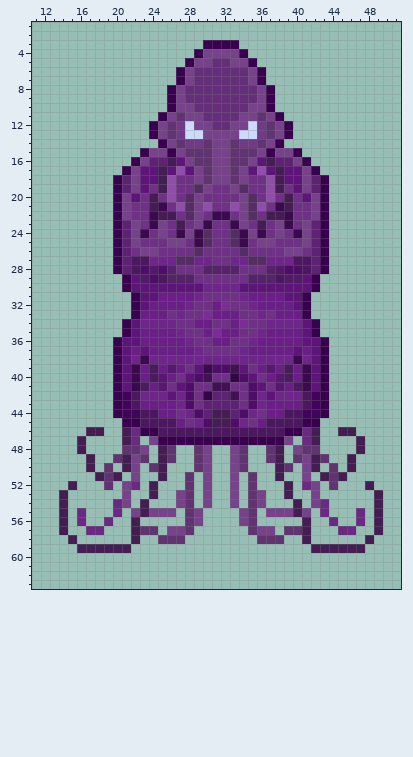
File history of a pixel-art sprite, entity/bosses/cthulhu/cthulhu.png. That is the earlier state.
The file is 64x64 pixels. Colours within 5 levels of each other are drawn and written as one. Shown: x 11..51, y 1..63.
New version:
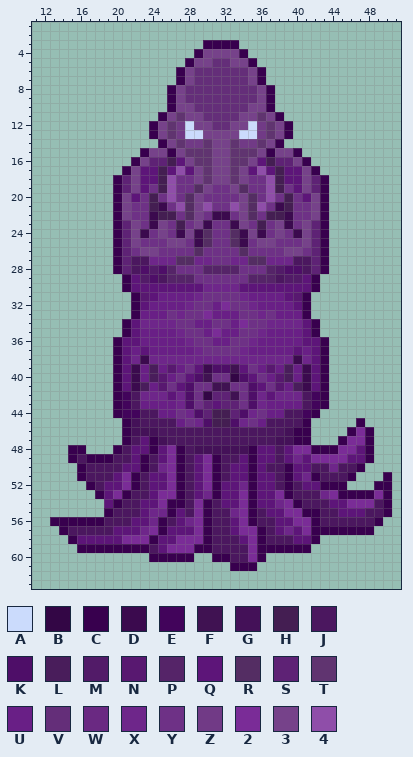
Palette (. is transparent): A #cbdbfc  B #330645  C #38004e  D #3b0a4e  E #42045b  F #401252  G #441158  H #441e52  J #4b175f  K #4e0e68  L #491d5b  M #521b68  N #581870  P #552468  Q #5d1579  R #542d63  S #5e2275  T #603470  U #691f86  V #642e79  W #6a2982  X #6e268a  Y #6e3186  Z #713a86  2 #7a2c97  3 #76428a  4 #8f4ea9
From the commit log: Replace C'thulhu sprite + fix boss death
Changes in this commit:
Changed rows in their new state; - is an unchanged pixel.
first column x 13:
43 ------------------Q-------------------
44 -----------------------------C.-------
45 ---------G-------------------.----C---
46 ----..--CGGG--------------G-C.--.C2C--
47 ---.----CJQCGJJJJJJJJJJJJGGCC.--C22C--
48 --CC---CJQQCQ2CJGGGGGGCQQJQ22CCC22QC--
49 --CJCCCJJQCJQ2CJQ2CJJQCQQJQXQ2222QQC--
50 ---CJJJJQQCJX2CJQ2CJQQCQJJCQQJJXJJC---
51 ---CJJJQ2CJQQ2CJQ2CJQQCQQJCQXCJJJC---C
52 --.-CJQQ2CJQQ2CJQ2CQQXCQQJCJQQCCC--.CC
53 -.---CQ2CJJQ22CJQXCQQ2CQQ2CJJJX2CCCC2C
54 -.----QCJJQQ2CCJ2CJQQ2CQQX2CJJJQQ222JC
55 -.-.--CJJJQXXCQJ2CJJX2CJQQ22CCJJQQQJJC
56 CCCCCCJJJQQXCJQX2CJJQ2CJJQQ22CJJJJJJC-
57 -CJJJJJQQQX2CQQQ2CJJQ22CJQXQ2CCCCCCC.-
58 --CQQQQQ222CQQ222CJJJQ2CJJJQQC-----.--
59 ---CCCCCCCCJQ222CCJJJJ2CCCCCC......---
60 -----------CCCCC--CCJJ2C--------------
61 --------------------CCC---------------
